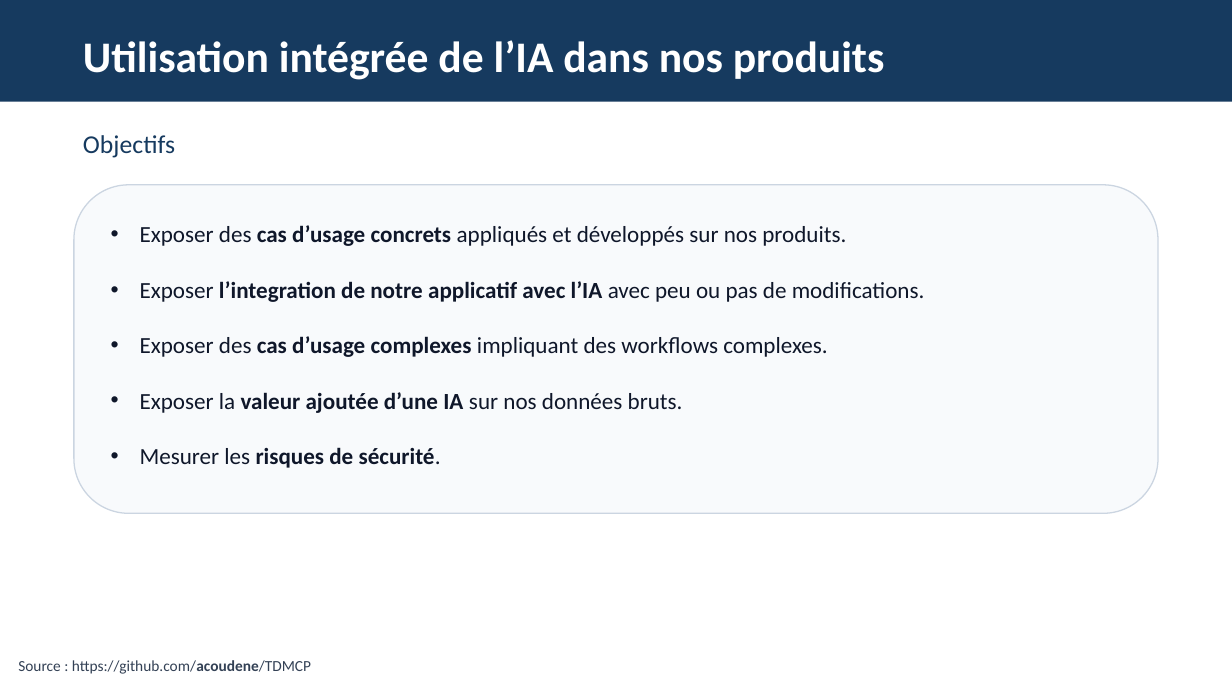
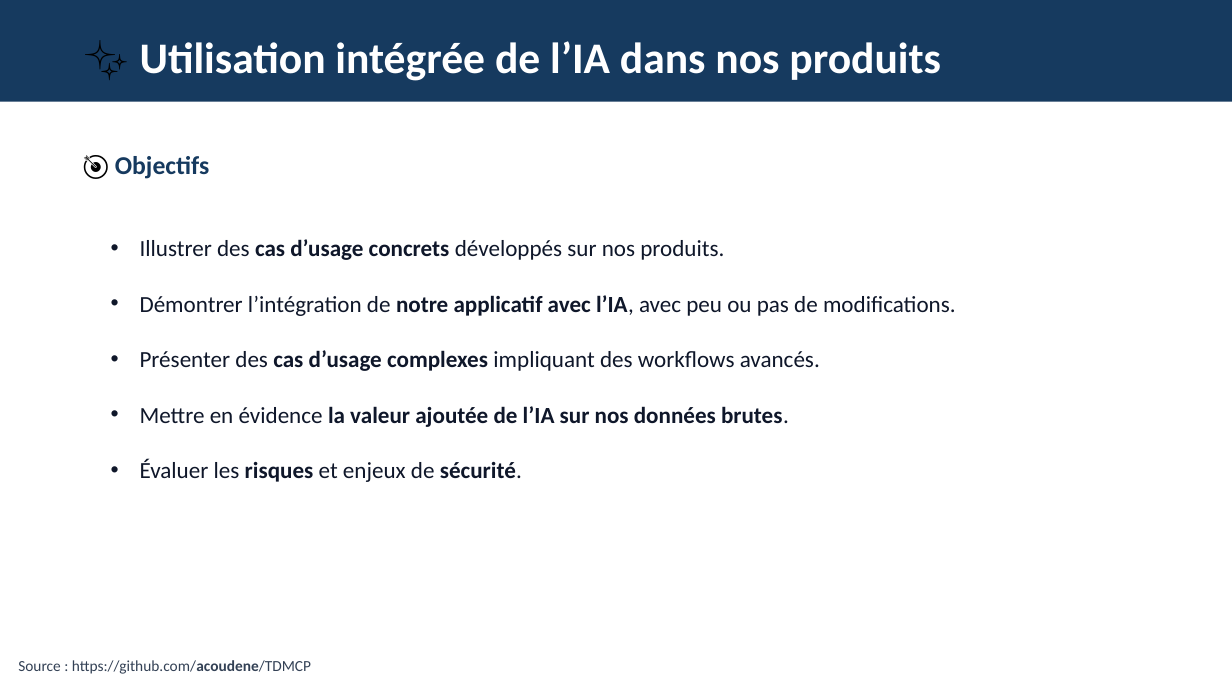
Before and after one commit to acoudene/TDMCP, a slide deck: slide 2 of TDHC/Resources/TDHC_IA_MCP_TDHC.pptx. Drawn at 1232x693 pixels with LibreOffice and Linux fonts; fonts in the diff are those of the drawing. Boxes give left, top, right and bottom in pixels: in the first picture for what was removed or moved away, otherwise in the second. Text is boxed around its words. In the diff, an @@ line names an element or a change of style, - is before the commit and + after.

```diff
--- a/TDHC/Resources/TDHC_IA_MCP_TDHC.pptx
+++ b/TDHC/Resources/TDHC_IA_MCP_TDHC.pptx
@@ text at (140, 41, 941, 81): text changed @@
-Utilisation intégrée de l’IA dans nos produits
+✨ Utilisation intégrée de l’IA dans nos produits
@@ text at (115, 156, 210, 179): text changed; bold on @@
-Objectifs
+🎯 Objectifs
@@ rounded rectangle removed at (74, 185, 1158, 514) @@
@@ text at (140, 239, 956, 482): text changed @@
-• Exposer des cas d’usage concrets appliqués et développés sur nos produits.
-• Exposer l’integration de notre applicatif avec l’IA avec peu ou pas de modifications.
-• Exposer des cas d’usage complexes impliquant des workflows complexes.
-• Exposer la valeur ajoutée d’une IA sur nos données bruts.
-• Mesurer les risques de sécurité.
+• Illustrer des cas d’usage concrets développés sur nos produits.
+• Démontrer l’intégration de notre applicatif avec l’IA, avec peu ou pas de modifications.
+• Présenter des cas d’usage complexes impliquant des workflows avancés.
+• Mettre en évidence la valeur ajoutée de l’IA sur nos données brutes.
+• Évaluer les risques et enjeux de sécurité.
```
Also in this commit, not shown: 15 other slides changed, 1 slide removed.
